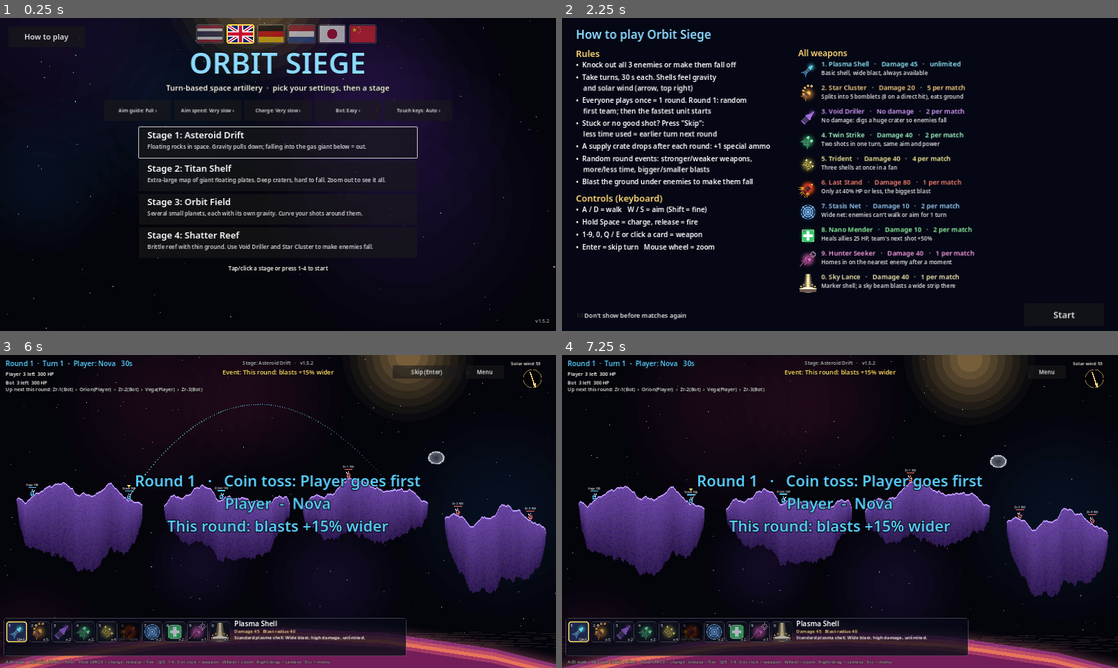
Above: before the commit, frames 1-4 (two rows, left to right).
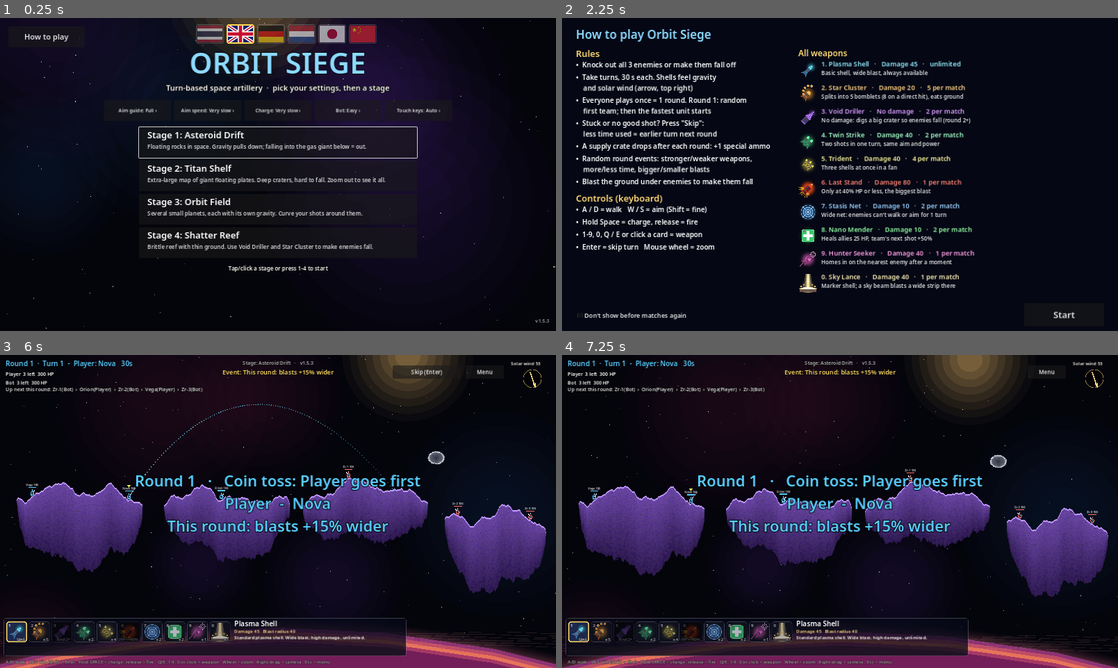
Above: after the commit, the same moments.

Repository: Pid924/OrbitSiege
Game: Godot game, scene res://scenes/menu.tscn
Two runs of this game, one before a commit and one after it. Both use one fixed random seed, a clock stepped at 60 frames per second and the inputs below.
Inputs:
- Up to frame 1 (0.25 s): no input
- Up to frame 2 (2.25 s): click "Bot: Easy ›" at 0.5 s; click "Bot: Normal ›" at 1.25 s; click "Stage 1: Asteroid Drift" at 2 s
- Up to frame 3 (6 s): click "Stage 1: Asteroid Drift" at 2.75 s; click "Don't show before matches aga…" at 3.5 s; click "Don't show before matches aga…" at 4.25 s; click "Don't show before matches aga…" at 5 s; click "Start" at 5.75 s
- Up to frame 4 (7.25 s): click "Skip (Enter)" at 6.5 s

The runs differ from the first frame. In frame 1, less than 0.1% of the frame differs, in the area x 98-99%, y 96-98%; in frame 2, 0.2%, in the area x 56-74%, y 31-34%; in frame 3, 0.1%; in frame 4, 0.1%.

Commit message:
1.5.3: bigger Orbit Field planets, wider Reef spawns, Void Driller from round 2
Co-Authored-By: Claude Opus 5.5 <noreply@anthropic.com>
Claude-Session: https://claude.ai/code/session_01Lo9zaQgDYn7BjieRUw61Dn

Diff:
--- a/project.godot
+++ b/project.godot
@@ -5,7 +5,7 @@
 
 config/name="Orbit Siege"
 config/description="Turn-based space artillery prototype."
-config/version="1.5.2"
+config/version="1.5.3"
 config/icon="res://icon.png"
 run/main_scene="res://scenes/menu.tscn"
 config/features=PackedStringArray("4.2", "GL Compatibility")
--- a/scripts/game/game_settings.gd
+++ b/scripts/game/game_settings.gd
@@ -19,19 +19,19 @@
 		"desc": "แนวหินเปราะ พื้นบาง ระเบิดทะลุง่าย ใช้ Void Driller กับ Star Cluster ทำให้ศัตรูร่วง",
 		"kind": "islands", "size": Vector2(2400, 1150),
 		"island_width": Vector2(300, 440), "gap": Vector2(60, 110), "depth": Vector2(40, 70),
-		"carve_mult": 1.25, "sky_rocks": 2,
+		"carve_mult": 1.25, "sky_rocks": 2, "spawn_gap": 300.0,
 	},
 	"orbit": {
 		"name": "Orbit Field",
 		"desc": "ดาวเคราะห์น้อยหลายดวง ทุกดวงมีแรงโน้มถ่วงของตัวเอง ยิงอ้อมดาวได้",
-		"kind": "planets", "size": Vector2(1900, 1050),
+		"kind": "planets", "size": Vector2(2300, 1250), "planet_radius": Vector2(100, 175),
 	},
 }
 const STAGE_ORDER := ["drift", "titan", "orbit", "reef"]
 
 ## How much of the predicted flight path the human player sees, in seconds of flight.
 const GUIDE_OPTIONS := [["ปิด", 0.0], ["สั้น", 0.35], ["กลาง", 0.9], ["ยาว", 2.0], ["เต็มเส้น", 12.0]]
-const VERSION := "1.5.2"
+const VERSION := "1.5.3"
 
 ## [label, seconds to fill the charge bar] for the human player.
 const CHARGE_OPTIONS := [["ช้ามาก", 5.0], ["ช้า", 3.6], ["ปกติ", 2.6], ["เร็ว", 1.6]]
--- a/scripts/game/i18n_table.gd
+++ b/scripts/game/i18n_table.gd
@@ -49,7 +49,7 @@
 	"รอบนี้วงระเบิดแคบลง %d%%": ["This round: blasts -%d%% smaller", "Diese Runde: Explosionen -%d%% kleiner", "Deze ronde: explosies -%d%% kleiner", "このラウンド：爆発範囲 -%d%%", "本回合：爆炸范围 -%d%%"],
 	"กระสุนพลาสมามาตรฐาน ระเบิดวงกว้าง ดาเมจสูง ใช้ได้ไม่จำกัด": ["Standard plasma shell. Wide blast, high damage, unlimit …(199 unchanged characters)…
 	"กระทบแล้วแตกเป็นลูกย่อย 5 ลูก ถ้าโดนตัวศัตรูจัง ๆ แตก 8 ลูก กินพื้นหายไปเยอะ ทำให้ศัตรูร่วงได้": ["Splits into 5 bomb …(359 unchanged characters)…
-	"ไม่มีดาเมจ เจาะทะลุพื้นเป็นอุโมงค์กว้าง แล้วทลายพื้นเป็นหลุมใหญ่ (รัศมี 78) ทำให้ศัตรูที่ยืนอยู่ร่วงลงไป": ["No damage. Bores a wide tunnel, then collapses a huge crater (radius 78) so enemies fall.", "Kein Schaden. Bohrt einen breiten Tunnel und reißt einen Riesenkrater (Radius 78) auf.", "Geen schade. Boort een brede tunnel en slaat een enorme krater (straal 78) zodat vijanden vallen.", "ダメージなし。広いトンネルを掘り、\n大穴（半径78）を開けて敵を落とす。", "无伤害。钻出宽隧道后塌成大坑\n（半径78），让敌人坠落。"],
+	"ไม่มีดาเมจ เจาะทะลุพื้นเป็นอุโมงค์กว้าง แล้วทลายพื้นเป็นหลุมใหญ่ (รัศมี 78) ทำให้ศัตรูร่วง ใช้ได้ตั้งแต่รอบ 2": ["No damage. Bores a wide tunnel, then collapses a big crater (radius 78) so enemies fall. From round 2.", "Kein Schaden. Bohrt einen breiten Tunnel und reißt einen Krater (Radius 78) auf. Ab Runde 2.", "Geen schade. Boort een brede tunnel en slaat een krater (straal 78) zodat vijanden vallen. Vanaf ronde 2.", "ダメージなし。広いトンネルを掘り、\n大穴（半径78）を開けて敵を落とす。ラウンド2から。", "无伤害。钻出宽隧道后塌成大坑\n（半径78），让敌人坠落。第2轮起可用。"],
 	"ยิงได้ 2 ครั้งในตาเดียว ด้วยมุมและแรงเดิม นัดที่สองซ้ำจุดเดิมให้หลุมลึกขึ้น": ["Fires twice in one turn with the same …(304 unchanged characters)…
 	"ยิงออกเป็น 3 นัดพร้อมกันแบบพัด กระจายโดนศัตรูได้ถึง 3 ตัว": ["Fires 3 shells at once in a fan; can hit up to 3 enemie …(194 unchanged characters)…
 	"ปลดล็อกเมื่อเลือดเหลือไม่เกิน 40% ระเบิดรุนแรงที่สุดในเกม ใช้ได้ครั้งเดียว": ["Unlocks at 40% HP or less. The stronge …(260 unchanged characters)…
@@ -59,7 +59,7 @@
 	"ยิงลูกบอกพิกัดไปตกตรงไหน ลำแสงจากฟ้าจะยิงลงมาถล่มพื้นตรงนั้นเป็นวงกว้าง ใช้ได้ครั้งเดียว": ["Fires a marker; a beam f …(327 unchanged characters)…
 	"กระสุนพื้นฐาน ระเบิดวงกว้าง ใช้ได้ตลอด": ["Basic shell, wide blast, always available", "Standardgranate, große Explosion, immer verfügbar", "Standaardgranaat, grote explosie, altijd beschikbaar", "基本の弾。爆発範囲が広く、いつでも使える", "基础弹，爆炸范围大，随时可用"],
 	"แตกเป็นลูกย่อย 5 ลูก โดนตัวจัง ๆ แตก 8 ลูก กินพื้นเยอะ": ["Splits into 5 bomblets (8 on a direct hit), eats ground", "5 Bomblets (8 bei Volltreffer), frisst viel Boden", "5 bommetjes (8 bij voltreffer), vreet grond weg", "子弾5個（直撃で8個）に分裂、地面を大きく削る", "分裂5颗子弹（直接命中8颗），大量削地"],
-	"ไม่มีดาเมจ เจาะพื้นเป็นหลุมใหญ่ ทำให้ศัตรูร่วง": ["No damage: digs a huge crater so enemies fall", "Kein Schaden: gräbt einen Riesenkrater, Gegner stürzen", "Geen schade: graaft een enorme krater, vijanden vallen", "ダメージなし。大穴を掘って敵を落とす", "无伤害，挖出大坑让敌人坠落"],
+	"ไม่มีดาเมจ เจาะพื้นเป็นหลุมใหญ่ ทำให้ศัตรูร่วง ใช้ได้ตั้งแต่รอบ 2": ["No damage: digs a big crater so enemies fall (round 2+)", "Kein Schaden: gräbt einen Krater, Gegner stürzen (ab Runde 2)", "Geen schade: graaft een krater, vijanden vallen (vanaf ronde 2)", "ダメージなし。大穴で敵を落とす（ラウンド2から）", "无伤害，挖大坑让敌人坠落（第2轮起）"],
 	"ยิง 2 นัดในตาเดียว มุมและแรงเดิม": ["Two shots in one turn, same aim and power", "Zwei Schüsse pro Zug, gleiches Zielen", "Twee schoten per beurt, zelfde richting", "1ターンに同じ狙いで2発", "一回合两发，角度力度相同"],
 	"ยิง 3 นัดพร้อมกันแบบพัด": ["Three shells at once in a fan", "Drei Granaten gleichzeitig im Fächer", "Drie granaten tegelijk in een waaier", "3発を扇状に同時発射", "扇形同时发射3发"],
 	"ใช้ได้เมื่อ HP ไม่เกิน 40% ระเบิดแรงที่สุด": ["Only at 40% HP or less, the biggest blast", "Nur ab 40% HP oder weniger, stärkste Explosion", "Alleen bij 40% HP of minder, grootste explosie", "HP40%以下で使用可、最強の爆発", "HP不高于40%时可用，最强爆炸"],
@@ -129,6 +129,8 @@
 	"เลือกอาวุธ  (แตะที่ว่างเพื่อปิด)": ["Choose a weapon  (tap empty space to close)", "Waffe wählen  (leere Stelle antippen zum Schließen)", "Kies een wapen  (tik op een lege plek om te sluiten)", "武器を選択（空白をタップで閉じる）", "选择武器（点击空白处关闭）"],
 	"ไม่จำกัด": ["Unlimited", "Unbegrenzt", "Onbeperkt", "無制限", "无限"],
 	"เหลือ %d": ["%d left", "%d übrig", "%d over", "残り%d", "剩余%d"],
+	"รอบ %d+": ["Rnd %d+", "Rd. %d+", "Rd. %d+", "R%d〜", "第%d轮起"],
+	"ใช้ได้ตั้งแต่รอบ %d": ["From round %d", "Ab Runde %d", "Vanaf ronde %d", "ラウンド%dから", "第%d轮起可用"],
 	"ใช้ได้เมื่อ HP ไม่เกิน 40%": ["At 40% HP or less", "Ab 40% HP oder weniger", "Bij 40% HP of minder", "HP40%以下で使用可", "HP不高于40%可用"],
 	"@close": ["Close", "Schließen", "Sluiten", "閉じる", "关闭", "ปิด"],
 }
--- a/scripts/game/match.gd
+++ b/scripts/game/match.gd
@@ -28,6 +28,7 @@
 const TURN_TIME := 30.0
 const UNITS_PER_TEAM := 3
 const PLANET_COUNT := 5
+var planet_radius := Vector2(70, 140)
 const DRIFT_GRAVITY := 260.0
 const ABYSS_MARGIN := 70.0  # island stages: below world height minus this, a unit is lost in the gas giant
 const REFIRE_DELAY := 0.35
@@ -60,6 +61,7 @@
 var carve_mult := 1.0  # stage-wide crater size (brittle ground on Shatter Reef)
 ## Units start at least this far apart, so no single blast (Sky Lance is the widest) hits two at once.
 const MIN_SPAWN_GAP := 250.0
+var spawn_gap := MIN_SPAWN_GAP  # per stage, see GameSettings "spawn_gap"
 var command_queue: Array = []
 
 var phase := Phase.AIMING
@@ -108,6 +110,8 @@
 
 func _build_world() -> void:
 	var cfg: Dictionary = GameSettings.STAGES[stage]
+	spawn_gap = cfg.get("spawn_gap", MIN_SPAWN_GAP)
+	planet_radius = cfg.get("planet_radius", Vector2(70, 140))
 	world_size = cfg.size
 	carve_mult = cfg.get("carve_mult", 1.0)
 	var stars := Starfield.new()
@@ -135,7 +139,7 @@
 			_generate_planets()
 			terrain.generate(physics, rng)
 			spawns = _choose_spawns(_planet_homes())
-		if _min_pair_gap(spawns) >= MIN_SPAWN_GAP:
+		if _min_pair_gap(spawns) >= spawn_gap:
 			break
 	_create_units(spawns)
 
@@ -168,7 +172,7 @@
 	var tries := 0
 	while (physics.planets.size() < PLANET_COUNT and tries < 2000) or physics.planets.size() < 3:
 		tries += 1
-		var r := rng.randf_range(70.0, 140.0)
+		var r := rng.randf_range(planet_radius.x, planet_radius.y)
 		var c := Vector2(rng.randf_range(r + 50.0, world_size.x - r - 50.0), rng.randf_range(r + 90.0, world_size.y - r - 40.0))
 		var ok := true
 		for p in physics.planets:
@@ -223,7 +227,7 @@
 			best.append(team_spots[team][rng.randi() % team_spots[team].size()])
 	var best_gap := _min_pair_gap(best)
 	for attempt in 3000:
-		if best_gap >= MIN_SPAWN_GAP:
+		if best_gap >= spawn_gap:
 			break
 		var k := _closest_unit_index(best)
 		var trial := best.duplicate()
@@ -325,6 +329,8 @@
 	if ammo_left(team, weapon_id) == 0:
 		return false
 	var w := Weapons.get_def(weapon_id)
+	if round_number < w.get("min_round", 0) and not (GameSettings.debug and team == 0):
+		return false  # e.g. Void Driller: no knocking someone off the map with the very first shot
 	if w.has("hp_ratio_max") and not (GameSettings.debug and team == 0):
 		if active_unit == null or active_unit.team != team:
 			return false
--- a/scripts/sim/weapons.gd
+++ b/scripts/sim/weapons.gd
@@ -4,6 +4,7 @@
 ##   ammo         uses per team per match (missing = unlimited)
 ##   shots        fire again with the same aim after the previous shell lands
 ##   spread       number of shells fired at once in a fan, spread_deg apart
+##   min_round    first round in which it may be fired
 ##   hp_ratio_max only usable while the shooter's HP is at or below this ratio
 ##   root_radius  enemies inside cannot walk on their next turn
 ##   heal, heal_radius  heals teammates in range; no crater
@@ -30,9 +31,9 @@
 		"desc": "กระทบแล้วแตกเป็นลูกย่อย 5 ลูก ถ้าโดนตัวศัตรูจัง ๆ แตก 8 ลูก กินพื้นหายไปเยอะ ทำให้ศัตรูร่วงได้",
 	},
 	"driller": {
-		"name": "Void Driller", "radius": 34.0, "carve": 78.0, "damage": 0.0, "ammo": 2,
+		"name": "Void Driller", "radius": 34.0, "carve": 78.0, "damage": 0.0, "ammo": 2, "min_round": 2,
 		"color": Color(0.8, 0.45, 1.0), "drill_time": 0.8, "drill_width": 22.0, "icon": "res://assets/weapons/driller.png",
-		"desc": "ไม่มีดาเมจ เจาะทะลุพื้นเป็นอุโมงค์กว้าง แล้วทลายพื้นเป็นหลุมใหญ่ (รัศมี 78) ทำให้ศัตรูที่ยืนอยู่ร่วงลงไป",
+		"desc": "ไม่มีดาเมจ เจาะทะลุพื้นเป็นอุโมงค์กว้าง แล้วทลายพื้นเป็นหลุมใหญ่ (รัศมี 78) ทำให้ศัตรูร่วง ใช้ได้ตั้งแต่รอบ 2",
 	},
 	"double": {
 		"name": "Twin Strike", "radius": 30.0, "damage": 40.0, "ammo": 2, "shots": 2,
--- a/scripts/ui/how_to_play.gd
+++ b/scripts/ui/how_to_play.gd
@@ -13,7 +13,7 @@
 const TIPS := {
 	"plasma": "กระสุนพื้นฐาน ระเบิดวงกว้าง ใช้ได้ตลอด",
 	"cluster": "แตกเป็นลูกย่อย 5 ลูก โดนตัวจัง ๆ แตก 8 ลูก กินพื้นเยอะ",
-	"driller": "ไม่มีดาเมจ เจาะพื้นเป็นหลุมใหญ่ ทำให้ศัตรูร่วง",
+	"driller": "ไม่มีดาเมจ เจาะพื้นเป็นหลุมใหญ่ ทำให้ศัตรูร่วง ใช้ได้ตั้งแต่รอบ 2",
 	"double": "ยิง 2 นัดในตาเดียว มุมและแรงเดิม",
 	"triple": "ยิง 3 นัดพร้อมกันแบบพัด",
 	"rage": "ใช้ได้เมื่อ HP ไม่เกิน 40% ระเบิดแรงที่สุด",
--- a/scripts/ui/hud.gd
+++ b/scripts/ui/hud.gd
@@ -284,6 +284,8 @@
 		ammo_labels[i].text = L.t("ไม่อั้น") if left < 0 else "x%d" % left
 		if Weapons.get_def(id).has("hp_ratio_max") and not usable and left != 0:
 			ammo_labels[i].text = "HP<=40%"
+		elif Weapons.get_def(id).has("min_round") and game.round_number < Weapons.get_def(id).min_round and left != 0:
+			ammo_labels[i].text = L.t("รอบ %d+") % Weapons.get_def(id).min_round
 		weapon_cards[i].modulate = Color(1, 1, 1) if selected else (Color(0.7, 0.7, 0.75) if usable else Color(0.3, 0.3, 0.35))
 		weapon_cards[i].add_theme_stylebox_override("normal", _card_style(selected))
 		weapon_cards[i].add_theme_stylebox_override("hover", _card_style(selected, true))
--- a/scripts/ui/touch_controls.gd
+++ b/scripts/ui/touch_controls.gd
@@ -165,6 +165,8 @@
 		picker_ammo[i].text = L.t("ไม่จำกัด") if left < 0 else L.t("เหลือ %d") % left
 		if Weapons.get_def(id).has("hp_ratio_max") and not usable and left != 0:
 			picker_ammo[i].text = L.t("ใช้ได้เมื่อ HP ไม่เกิน 40%")
+		elif Weapons.get_def(id).has("min_round") and game.round_number < Weapons.get_def(id).min_round and left != 0:
+			picker_ammo[i].text = L.t("ใช้ได้ตั้งแต่รอบ %d") % Weapons.get_def(id).min_round
 		picker_cards[i].modulate = Color.WHITE if usable else Color(0.4, 0.4, 0.45)
 	picker.visible = true
 	picker_opened = true
Binary file changed: assets/fonts/noto-sans-ja-600.woff2
Binary file changed: assets/fonts/noto-sans-zh-600.woff2
Not shown, changed: CHANGELOG.md
Not shown, changed: docs/index.pck
